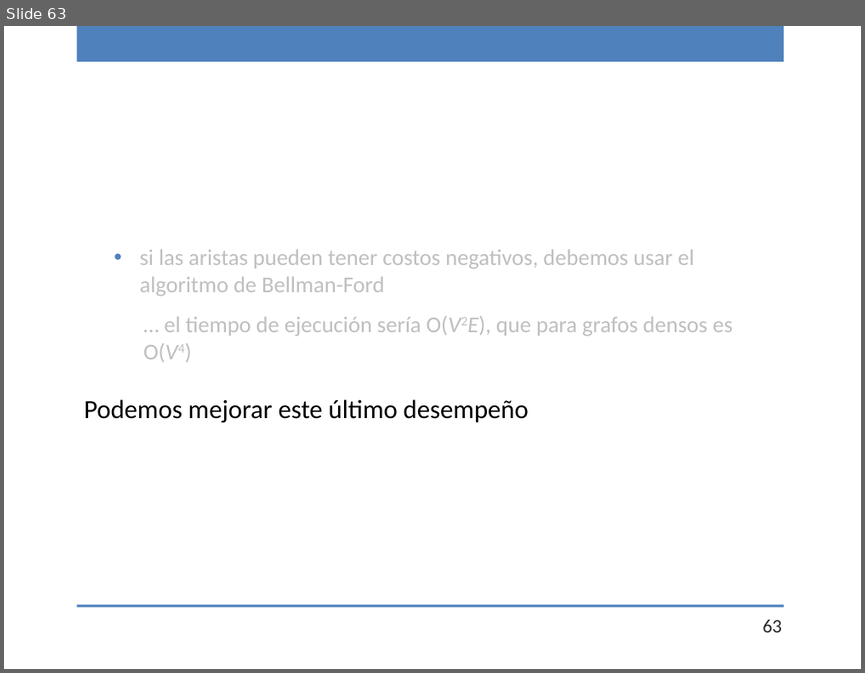
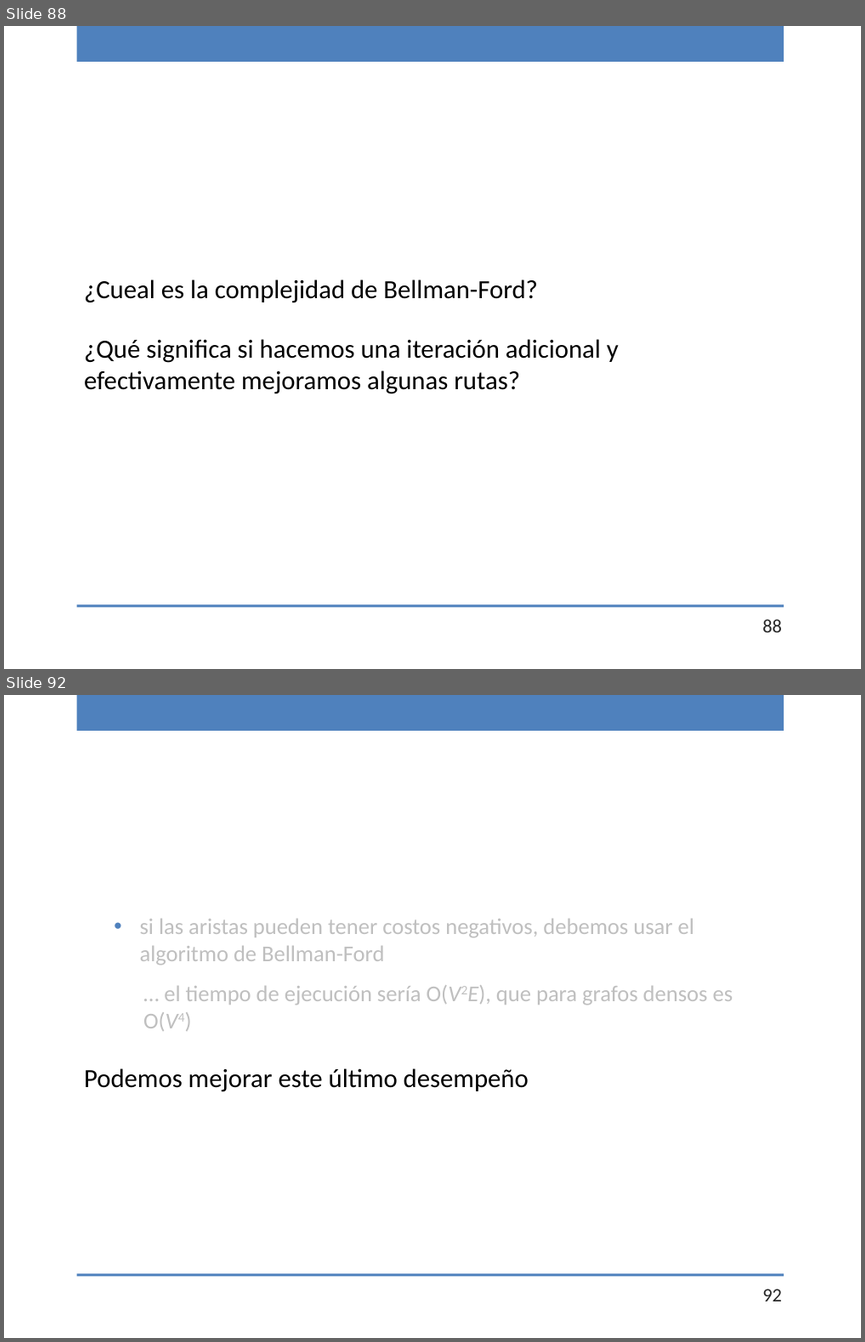
Before and after one commit to chris-carstens/2020-2, a slide deck: Clases/19 - Programación Dinámica/19-ProgDinámica.pptx. Shown one above the other, each under a label of ours: slide 63 before the commit, slides 88 and 92 after it; the slides between them are not shown. The pictures are 865x673 and 865x1342 pixels, drawn with LibreOffice and Linux fonts; fonts in the diff are those of the drawing. Boxes give left, top, right and bottom in pixels: in the first picture for what was removed or moved away, otherwise in the second. Text is boxed around its words. In the diff, an @@ line names an element or a change of style, - is before the commit and + after.

```diff
--- a/Clases/19 - Programación Dinámica/19-ProgDinámica.pptx
+++ b/Clases/19 - Programación Dinámica/19-ProgDinámica.pptx
@@ slide 88 added at bbox=[4, 26, 861, 669], background #FFFFFF; not listed: 2 template elements that a slide beside it also shows @@
@@ text added at bbox=[84, 279, 619, 394], 22 pt, text #000000 @@
+¿Cueal es la complejidad de Bellman-Ford?
+¿Qué significa si hacemos una iteración adicional y efectivamente mejoramos algunas rutas?
@@ page number added at bbox=[762, 618, 782, 632], 16 pt, text #262626 @@
+88
@@ what was slide 63 is now slide 92 @@
@@ page number at bbox=[762, 1288, 782, 1301]: text changed @@
-63
+92
```
Also in this commit, not shown: 7 slides changed, 28 other slides added, 1 other file.
